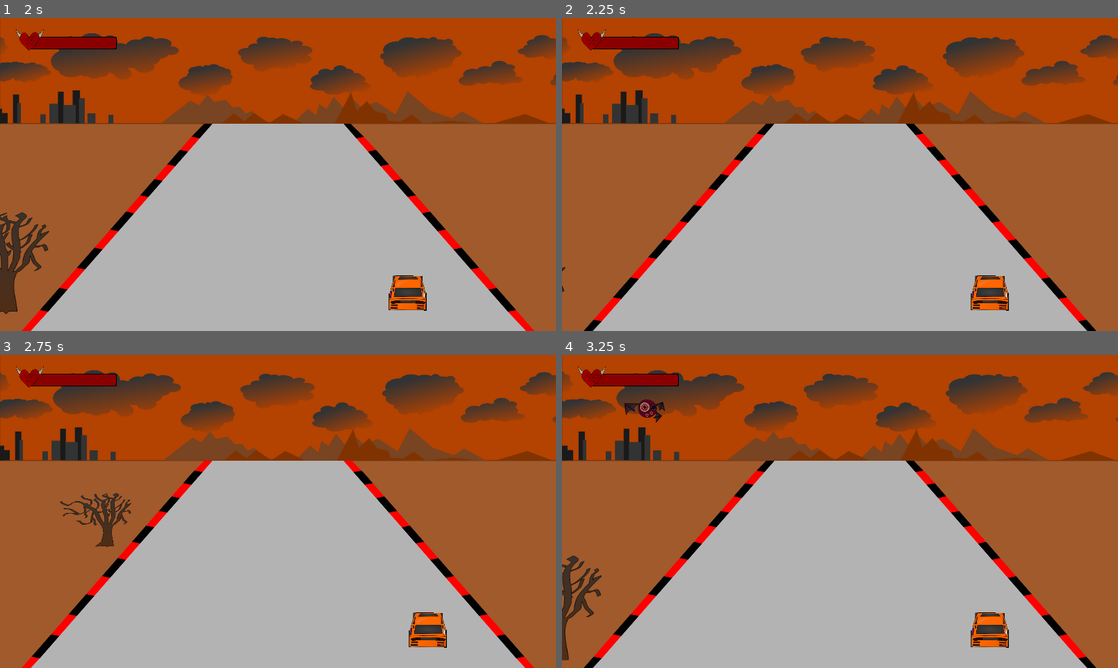
Above: before the commit, frames 1-4 (two rows, left to right).
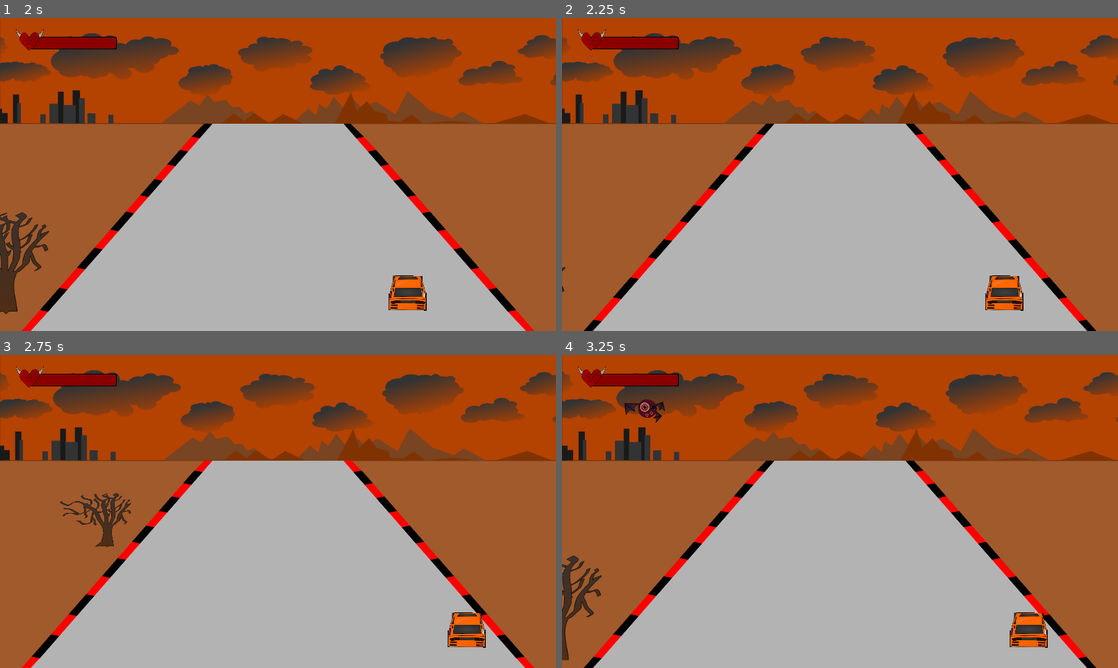
Above: after the commit, the same moments.

Repository: adambraude/LD47
Game: Godot game, scene res://Main.tscn
The game is run twice, just before and just after one commit, with the same random seed, the same clock (stepped at 60 frames per second) and the same inputs.
Inputs:
- Up to frame 1 (2 s): hold Right (ui_right) 0.53-1.28 s; hold Down (ui_down) from 1.28 s (still down)
- Up to frame 2 (2.25 s): release Down (ui_down) at 2.03 s; hold Right (ui_right) from 2.03 s (still down)
- Up to frame 3 (2.75 s): keep holding Right (ui_right)
- Up to frame 4 (3.25 s): release Right (ui_right) at 2.78 s; hold Up (ui_up) from 2.78 s (still down)

Frame 1 is identical in both runs. In frame 2, 0.8% of the frame differs, in the area x 73-83%, y 82-94%; in frame 3, 1.4%; in frame 4, 1.4%, in the area x 73-88%, y 82-94%.

Commit message:
fix player bounds on round

Diff:
--- a/Game.tscn
+++ b/Game.tscn
@@ -1,9 +1,7 @@
-[gd_scene load_steps=7 format=2]
+[gd_scene load_steps=5 format=2]
 
-[ext_resource path="res://PlayerDone.tscn" type="PackedScene" id=1]
 [ext_resource path="res://BatEnemy.tscn" type="PackedScene" id=2]
 [ext_resource path="res://Background.tscn" type="PackedScene" id=3]
-[ext_resource path="res://CrabEnemy.tscn" type="PackedScene" id=4]
 [ext_resource path="res://EnemySpawner.tscn" type="PackedScene" id=5]
 [ext_resource path="res://Game.gd" type="Script" id=12]
 
@@ -13,18 +11,7 @@
 [node name="Background" parent="." instance=ExtResource( 3 )]
 
 [node name="Road" parent="Background" index="2"]
-frame = 0
-
-[node name="Player" parent="." instance=ExtResource( 1 )]
-position = Vector2( 866.523, 839.91 )
-collision_layer = 2147483649
-
-[node name="AnimatedSprite" parent="Player" index="2"]
-position = Vector2( 137.193, 128.906 )
-offset = Vector2( 1.92105, -3.39138 )
-
-[node name="CrabEnemy" parent="." instance=ExtResource( 4 )]
-position = Vector2( 1007.06, 226.201 )
+frame = 2
 
 [node name="BatEnemy" parent="." instance=ExtResource( 2 )]
 position = Vector2( 775.527, 266.985 )
@@ -33,6 +20,4 @@
 
 [editable path="Background"]
 
-[editable path="Player"]
-
 [editable path="BatEnemy"]
--- a/Player.gd
+++ b/Player.gd
@@ -6,8 +6,8 @@
 var screen_size
 
 # Declare member variables here.
-var leftBound = .09 #The left boundary of where the car can move
-var rightBound = .77 # The right boundary of where the car can move
+var leftBound = .15 #The left boundary of where the car can move
+var rightBound = .84 # The right boundary of where the car can move
 
 # Called when the node enters the scene tree for the first time.
 func _ready():
